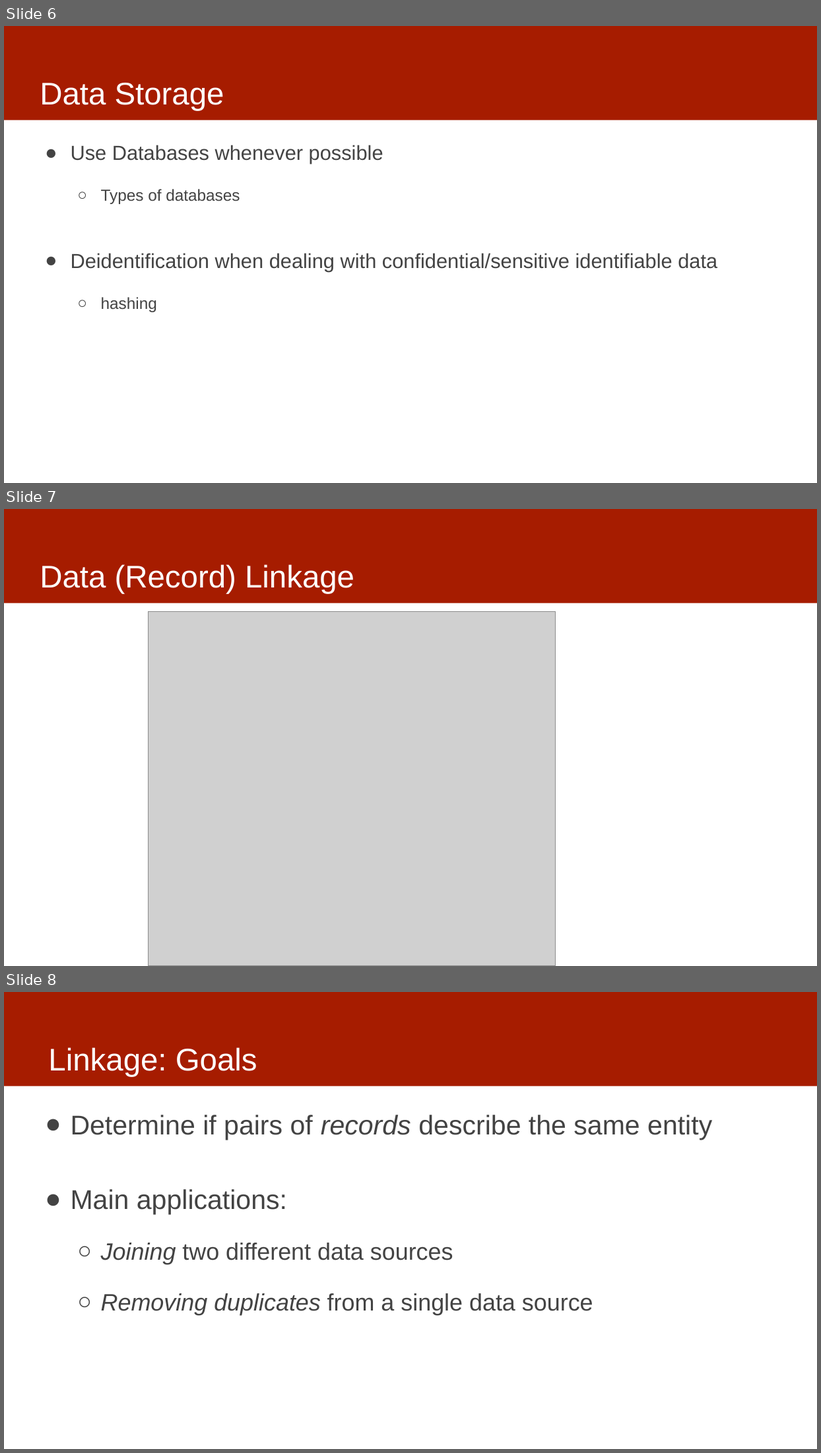
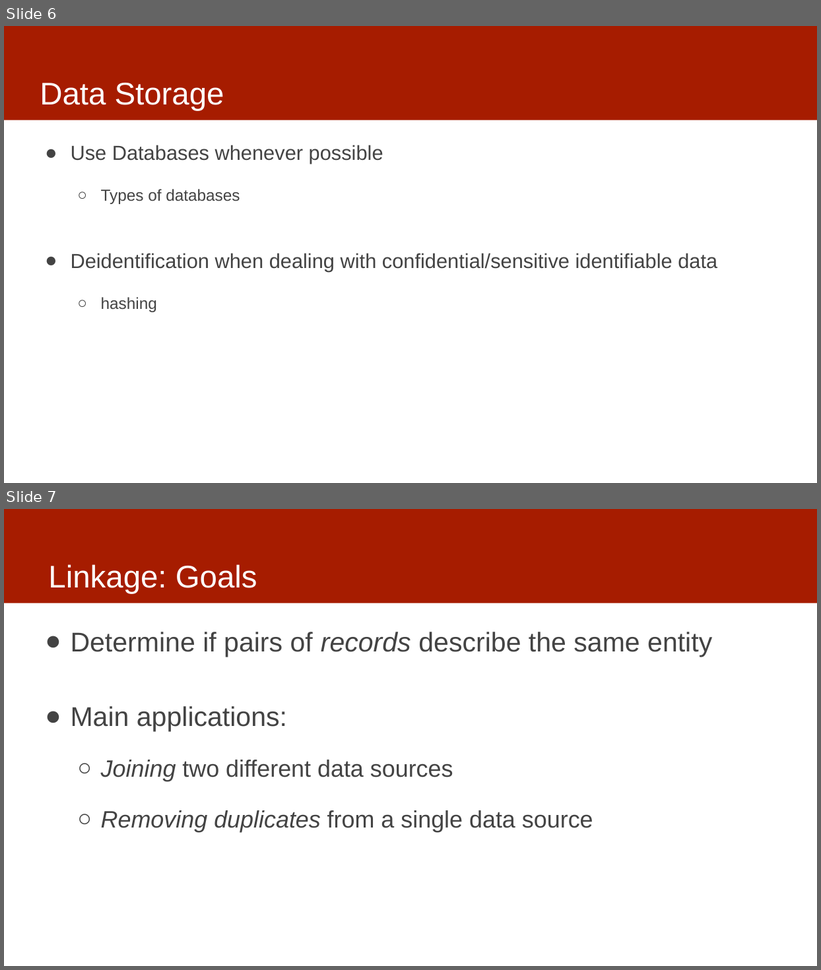
Before and after one commit to dssg/mlforpublicpolicylab, a slide deck: 02 - Case Studies and Acquiring Data/data.pptx. Shown one above the other, each under a label of ours: slides 6, 7 and 8 before the commit, slides 6 and 7 after it. The pictures are 821x1453 and 821x970 pixels, drawn with LibreOffice and Linux fonts; fonts in the diff are those of the drawing; grey boxes stand for pictures. Boxes give left, top, right and bottom in pixels: in the first picture for what was removed or moved away, otherwise in the second. Text is boxed around its words. In the diff, an @@ line names an element or a change of style, - is before the commit and + after.

Commit message:
modified data lecture

```diff
--- a/02 - Case Studies and Acquiring Data/data.pptx
+++ b/02 - Case Studies and Acquiring Data/data.pptx
@@ slide 7 removed at bbox=[4, 509, 817, 966], background #FFFFFF; not listed: 1 template element that a slide beside it also shows @@
@@ title removed at bbox=[40, 564, 354, 594] @@
-Data (Record) Linkage
@@ picture removed at bbox=[148, 611, 556, 966] @@
@@ what was slide 8 is now slide 7 @@
```
Also in this commit, not shown: 1 slide added.
